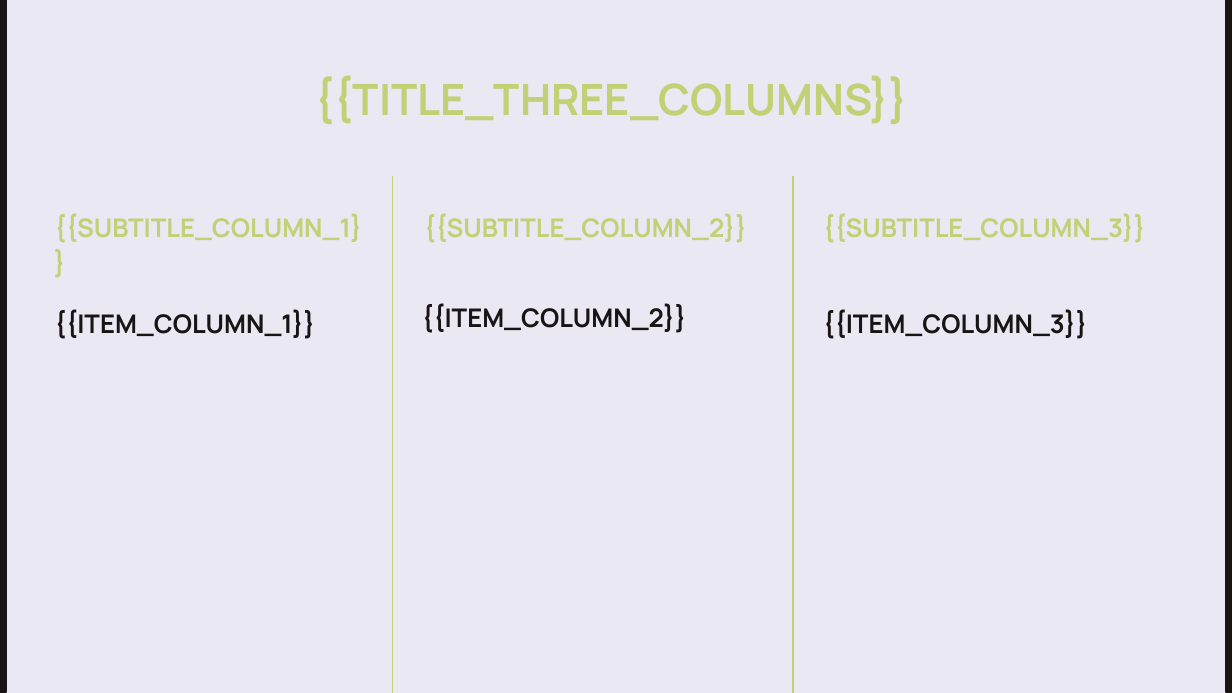
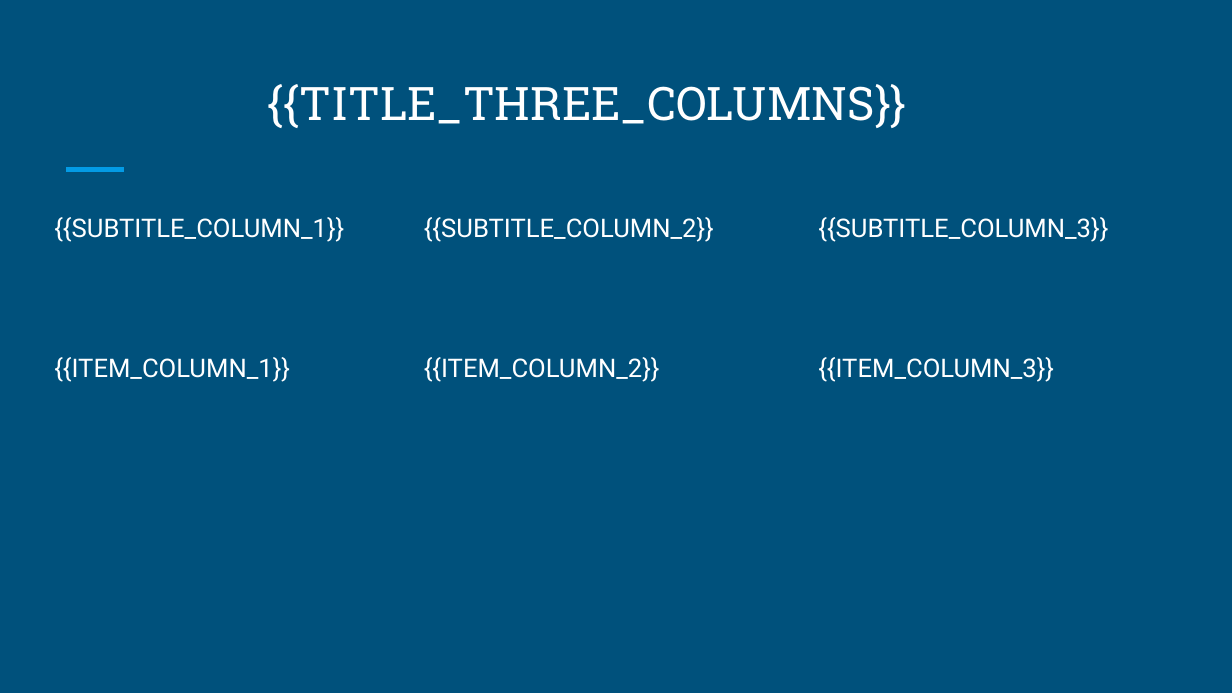
Before and after one commit to andreidiakov/Hack_Axenix_AI_presentation, a slide deck: slide 7 of template.pptx. Drawn at 1232x693 pixels with LibreOffice and Linux fonts; fonts in the diff are those of the drawing. Boxes give left, top, right and bottom in pixels: in the first picture for what was removed or moved away, otherwise in the second. Text is boxed around its words. In the diff, an @@ line names an element or a change of style, - is before the commit and + after.

```diff
--- a/template.pptx
+++ b/template.pptx
@@ background #EAE8F3 to #00517C @@
@@ rectangle removed at (x1=0, y1=0, x2=6, y2=691) @@
@@ rectangle removed at (x1=1226, y1=0, x2=1232, y2=691) @@
@@ title "{{TITLE_THREE_COLUMNS}}" moved from (x1=314, y1=75, x2=909, y2=124) to (x1=268, y1=84, x2=907, y2=128) @@
@@ title "{{TITLE_THREE_COLUMNS}}" at (x1=268, y1=84, x2=907, y2=128): size 25.2 to 27 pt, font Manrope to Roboto Slab, text colour #C2D076 to #FFFFFF, bold off; vertical alignment top to bottom @@
@@ line added from (67, 170) to (123, 170), #039BE5 3 pt @@
@@ line removed from (392, 176) to (392, 693) @@
@@ line removed from (793, 176) to (793, 693) @@
@@ font Manrope to Roboto, text colour #C2D076 to #FFFFFF, bold off in 3 elements at (x1=424, y1=217, x2=714, y2=242), (x1=54, y1=217, x2=344, y2=242), (x1=818, y1=217, x2=1108, y2=242) @@
@@ text "{{ITEM_COLUMN_1}}" moved from (x1=54, y1=309, x2=315, y2=339) to (x1=54, y1=357, x2=290, y2=382) @@
@@ text "{{ITEM_COLUMN_2}}" moved from (x1=422, y1=303, x2=687, y2=333) to (x1=424, y1=357, x2=660, y2=382) @@
@@ font Manrope to Roboto, text colour #191515 to #FFFFFF, bold off in 3 elements at (x1=54, y1=357, x2=290, y2=382), (x1=424, y1=357, x2=660, y2=382), (x1=818, y1=357, x2=1054, y2=382) @@
@@ text "{{ITEM_COLUMN_3}}" moved from (x1=823, y1=309, x2=1088, y2=339) to (x1=818, y1=357, x2=1054, y2=382) @@
```
Also in this commit, not shown: 8 other slides changed, 8 other files.
